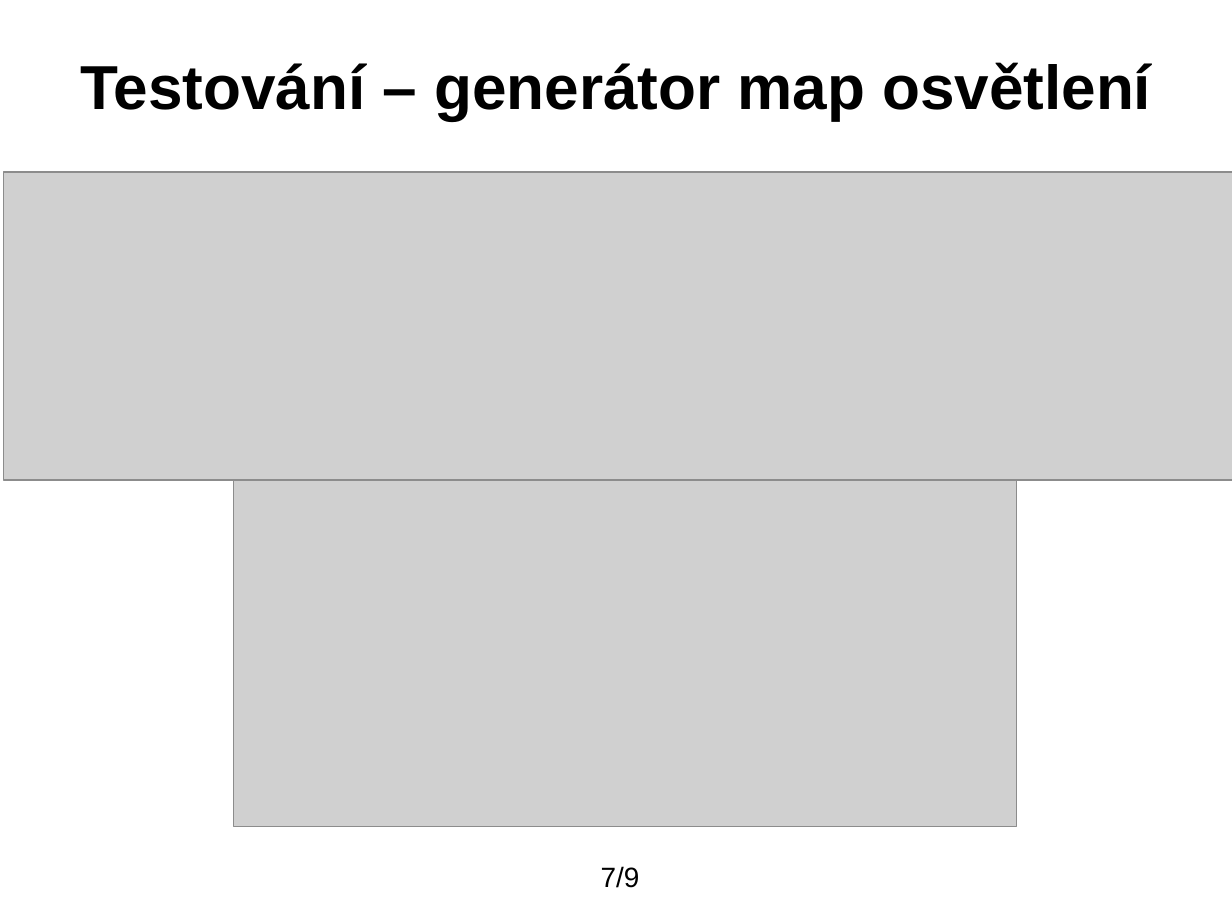
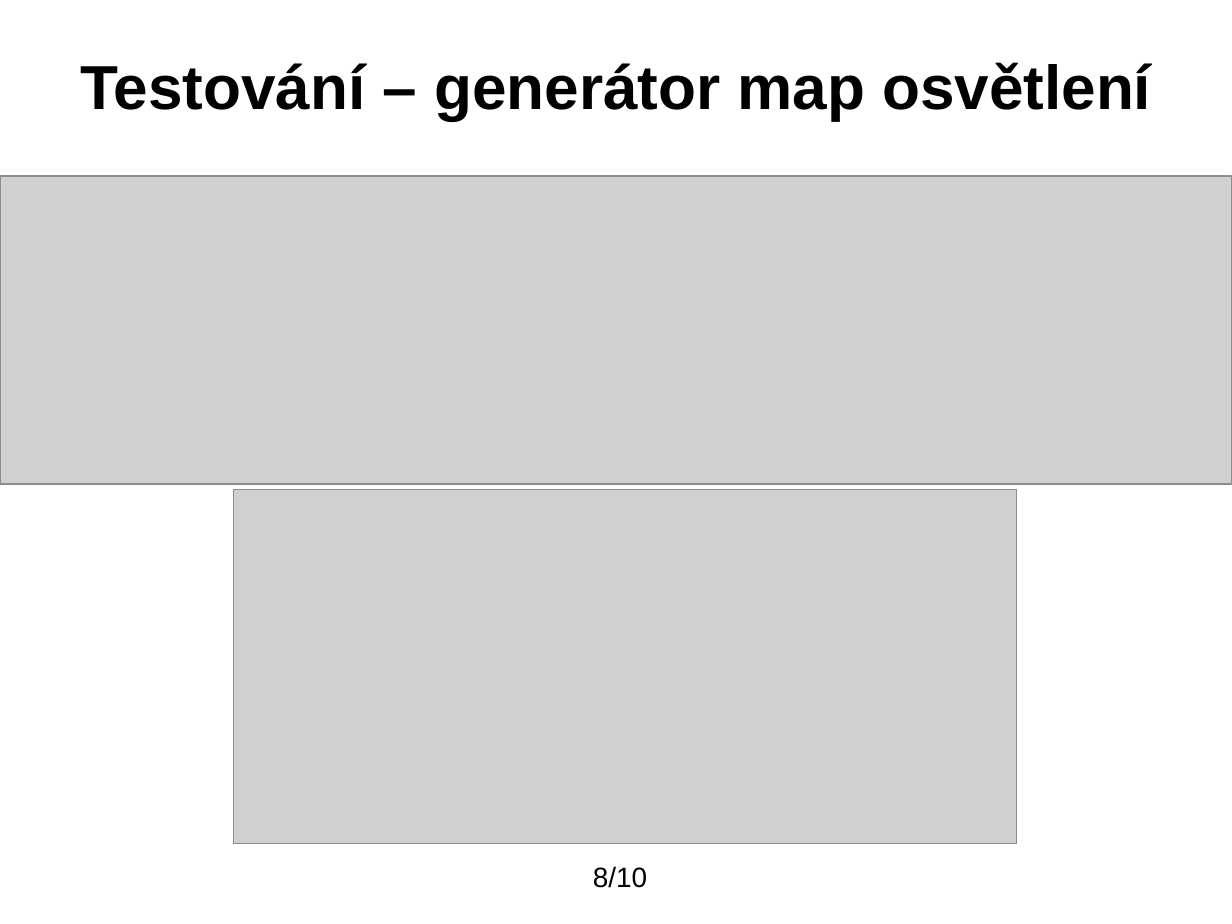
Before and after one commit to blankdeveloper/Open4speed, a slide deck: slide 8 of presentation-CZ/prezentace.odp (slide 7 before the commit). Drawn at 1232x924 pixels with LibreOffice and Linux fonts; fonts in the diff are those of the drawing; grey boxes stand for pictures; background and template pictures are left out. Boxes give left, top, right and bottom in pixels: in the first picture for what was removed or moved away, otherwise in the second. Text is boxed around its words. In the diff, an @@ line names an element or a change of style, - is before the commit and + after.

```diff
--- a/presentation-CZ/prezentace.odp
+++ b/presentation-CZ/prezentace.odp
@@ picture: place and size @@
-picture at box(3, 172, 1232, 481)
+picture at box(0, 177, 1232, 485)
@@ picture: place and size @@
-picture at box(234, 472, 1017, 826)
+picture at box(234, 490, 1017, 844)
@@ page number at box(593, 866, 647, 888): text changed @@
-7/9
+8/10
```
Also in this commit, not shown: 4 other slides changed, 1 slide added, 31 other files.
